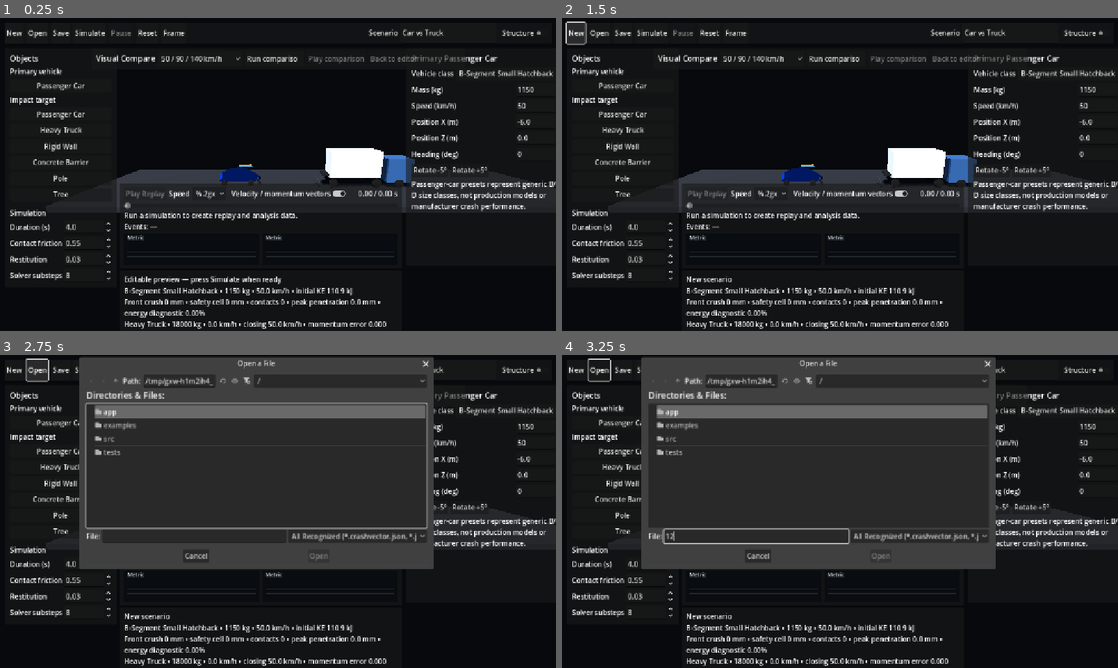
Above: before the commit, frames 1-4 (two rows, left to right).
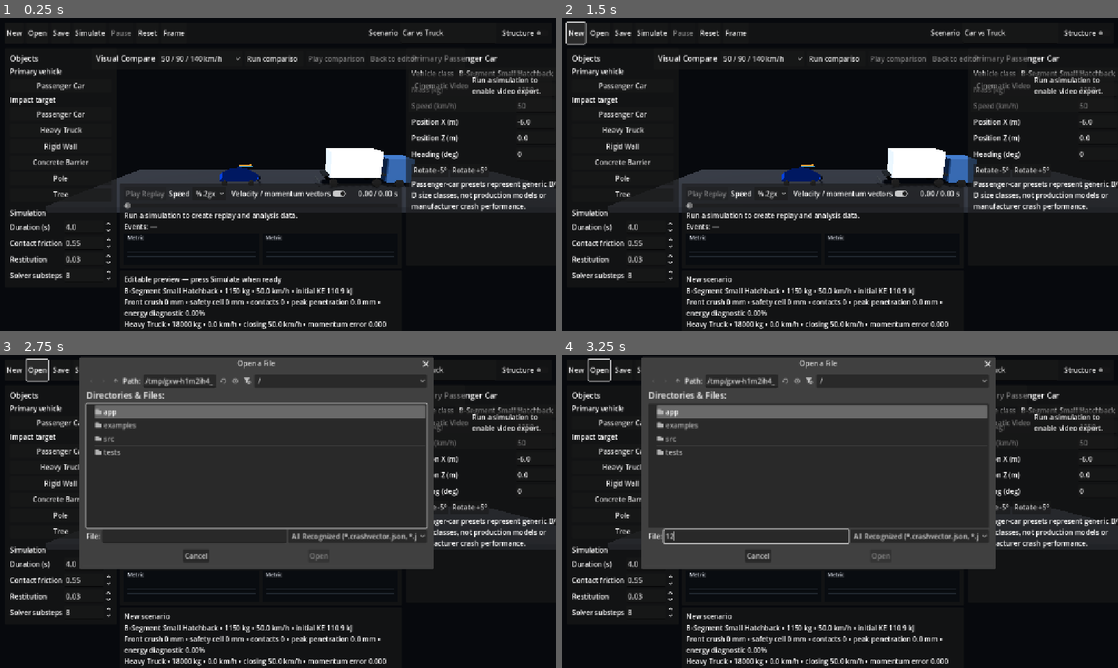
Above: after the commit, the same moments.

Repository: ArrowSK/crashvector
Game: Godot game, scene res://app/main.tscn
Same seed, same stepped clock (60 frames per second), same inputs: the game is played once before the commit and once after it.
Inputs (mouse positions are in pixels of both pictures, inside the frame that each line leads up to):
- Up to frame 1 (0.25 s): no input
- Up to frame 2 (1.5 s): click "New" at 0.5 s; click "New" at 1.25 s
- Up to frame 3 (2.75 s): click "Open" at 2 s
- Up to frame 4 (3.25 s): click (756, 536) at 2.77 s; type "12" at 2.85 s

The runs differ from the first frame. In frame 1, 0.7% of the frame differs, in the area x 74-100%, y 17-30%; in frame 2, 0.7%; in frame 3, 0.6%; in frame 4, 0.6%.

Commit message:
M7: make cinematic editor the main scene

Diff:
--- a/app/main.tscn
+++ b/app/main.tscn
@@ -1,6 +1,6 @@
 [gd_scene load_steps=2 format=3]
 
-[ext_resource type="Script" path="res://src/demo/crash_demo_m6.gd" id="1_demo"]
+[ext_resource type="Script" path="res://src/demo/crash_demo_m7.gd" id="1_demo"]
 
 [node name="CrashVectorEditor" type="Node3D"]
 script = ExtResource("1_demo")
